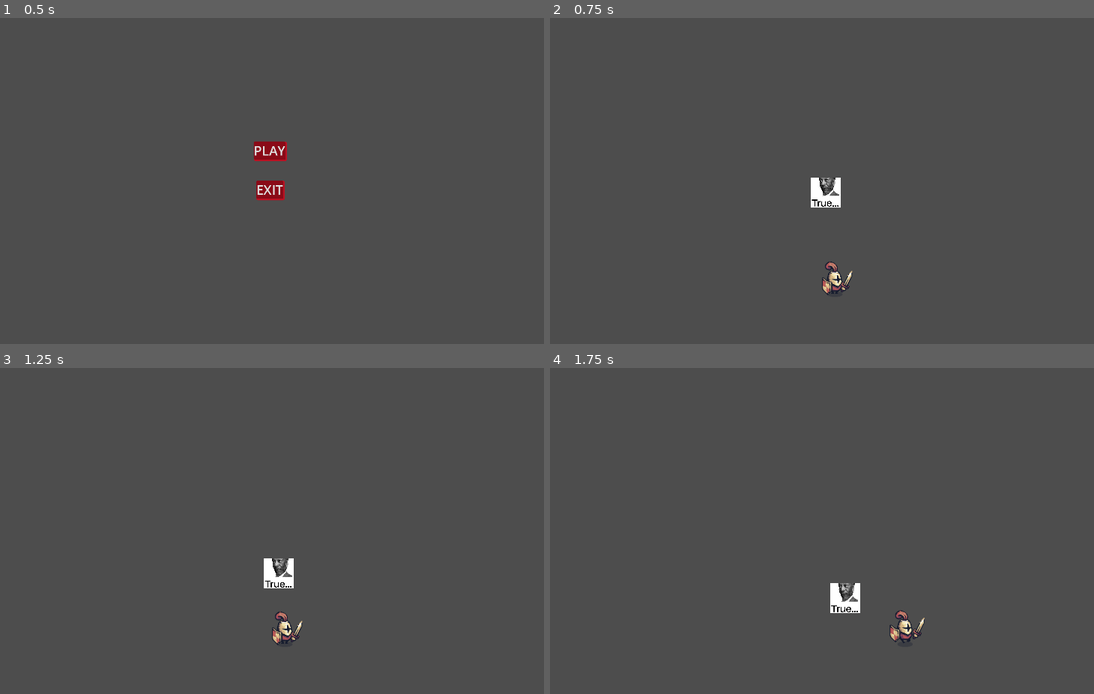
Above: before the commit, frames 1-4 (two rows, left to right).
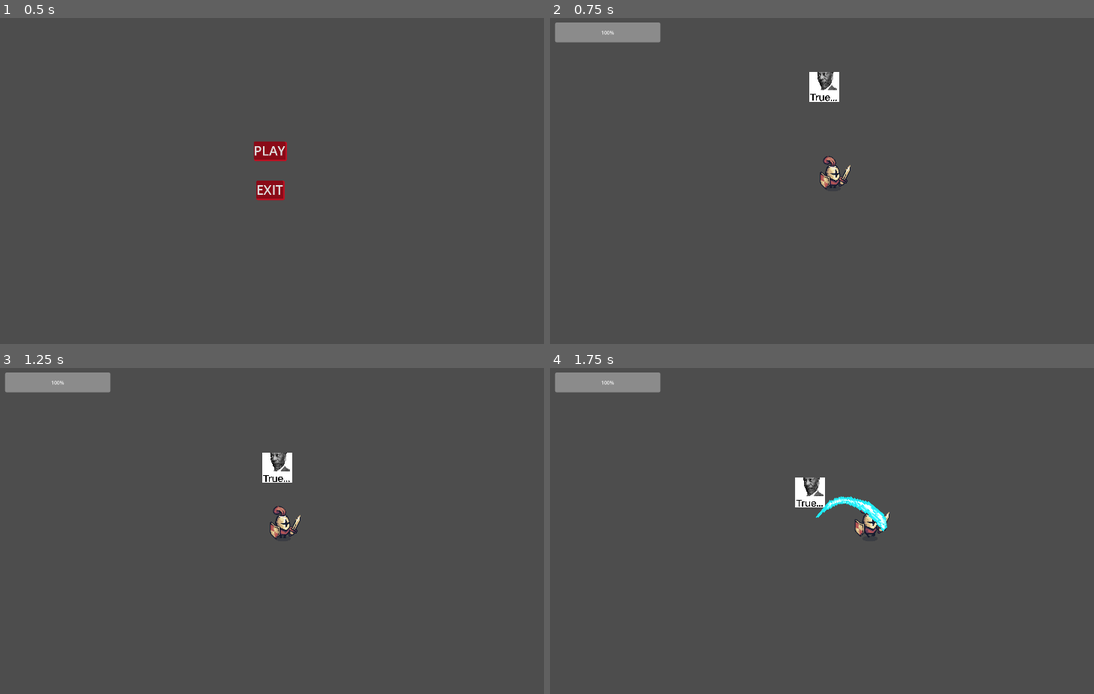
Above: after the commit, the same moments.

Repository: Aom0r1/Dark-Tower
Game: Godot game, scene res://scenes/main menu/main_menu.tscn
Same seed, same stepped clock (60 frames per second), same inputs: the game is played once before the commit and once after it.
Inputs (mouse positions are in pixels of both pictures, inside the frame that each line leads up to):
- Up to frame 1 (0.5 s): no input
- Up to frame 2 (0.75 s): click "PLAY" at 0.5 s
- Up to frame 3 (1.25 s): no input
- Up to frame 4 (1.75 s): move the mouse to (963, 508) at 1.27 s; press the mouse at (963, 508) at 1.28 s; hold Right (ui_right) from 1.28 s (still down)

Frame 1 is identical in both runs. In frame 2, 2.6% of the frame differs, in the area x 0-56%, y 1-86%; in frame 3, 2.7%; in frame 4, 3.0%, in the area x 0-69%, y 1-85%.

Commit message:
problem
hp

Diff:
--- a/project.godot
+++ b/project.godot
@@ -61,3 +61,8 @@
 , Object(InputEventKey,"resource_local_to_scene":false,"resource_name":"","device":-1,"window_id":0,"alt_pressed":false …(183 unchanged characters)…
 ]
 }
+ui_lmb={
+"deadzone": 0.2,
+"events": [Object(InputEventMouseButton,"resource_local_to_scene":false,"resource_name":"","device":-1,"window_id":0,"alt_pressed":false,"shift_pressed":false,"ctrl_pressed":false,"meta_pressed":false,"button_mask":1,"position":Vector2(62, 20),"global_position":Vector2(69, 57),"factor":1.0,"button_index":1,"canceled":false,"pressed":true,"double_click":false,"script":null)
+]
+}
--- a/scenes/characters/knight_1/knight.tscn
+++ b/scenes/characters/knight_1/knight.tscn
@@ -1,7 +1,8 @@
-[gd_scene load_steps=19 format=3 uid="uid://b35hv1iq6wmpb"]
+[gd_scene load_steps=20 format=3 uid="uid://b35hv1iq6wmpb"]
 
 [ext_resource type="Script" uid="uid://c2pfp5eavwrwn" path="res://scripts/knight.gd" id="1_spyc7"]
 [ext_resource type="Texture2D" uid="uid://dqv21bnjijj58" path="res://assets/Tiny Swords (Update 010)/Factions/Knights/Troops/Warrior/Red/Warrior_Red.png" id="2_g4sn6"]
+[ext_resource type="Script" uid="uid://d2vu7sy0ibew8" path="res://scripts/progress_bar.gd" id="3_bu8tv"]
 
 [sub_resource type="RectangleShape2D" id="RectangleShape2D_1u74q"]
 size = Vector2(38, 65.2)
@@ -107,7 +108,7 @@
 radius = 193.373
 
 [sub_resource type="CircleShape2D" id="CircleShape2D_bu8tv"]
-radius = 417.059
+radius = 677.003
 
 [node name="Knight" type="CharacterBody2D" groups=["Knight"]]
 script = ExtResource("1_spyc7")
@@ -131,4 +132,23 @@
 [node name="CollisionShape2D" type="CollisionShape2D" parent="Area2D2"]
 shape = SubResource("CircleShape2D_bu8tv")
 
+[node name="Timer" type="Timer" parent="."]
+wait_time = 0.3
+one_shot = true
+
+[node name="Camera2D" type="Camera2D" parent="."]
+position_smoothing_enabled = true
+position_smoothing_speed = 3.0
+
+[node name="CanvasLayer" type="CanvasLayer" parent="Camera2D"]
+
+[node name="ProgressBar" type="ProgressBar" parent="Camera2D/CanvasLayer"]
+offset_left = 69.0
+offset_top = 48.0
+offset_right = 407.0
+offset_bottom = 112.0
+script = ExtResource("3_bu8tv")
+
 [connection signal="area_entered" from="Area2D2" to="." method="_on_area_2d_2_area_entered"]
+[connection signal="area_exited" from="Area2D2" to="." method="_on_area_2d_2_area_exited"]
+[connection signal="timeout" from="Timer" to="." method="_on_timer_timeout"]
--- a/scenes/enemies/enemy.tscn
+++ b/scenes/enemies/enemy.tscn
@@ -44,4 +44,5 @@
 [node name="Timer" type="Timer" parent="."]
 
 [connection signal="area_entered" from="enemy" to="." method="_on_area_2d_area_entered"]
+[connection signal="area_exited" from="enemy" to="." method="_on_enemy_area_exited"]
 [connection signal="timeout" from="Timer" to="." method="_on_timer_timeout"]
--- a/scripts/enemy.gd
+++ b/scripts/enemy.gd
@@ -29,11 +29,16 @@
 
 func _on_area_2d_area_entered(area: Area2D) -> void:
 	var body = area.get_parent()
-	if not hit and body.is_in_group("Knight"):
-		print("hitler")
+	if area.name == "Area2D" and not hit:
 		character = body
 		$Timer.start()
 		hit = true
+
+func _on_area_2d_area_exited(area: Area2D) -> void:
+	if area.name == "Area2D":
+		$Timer.stop()
+		hit = false
+
 
 func _on_timer_timeout() -> void:
 	attack(character)
@@ -43,4 +48,3 @@
 	hp -= amount
 	if hp <= 0:
 		hp = 0
-		queue_free()
--- a/scripts/knight.gd
+++ b/scripts/knight.gd
@@ -4,22 +4,36 @@
 @export var basic_dmg = 15
 @export var sword_path = preload("res://scenes/weapons/sword.tscn")
 var hp = max_hp
+var enemy_in_range: Node2D = null
+var attack_cooldown = false
 func sword_attack(area: Area2D):
 	var sword = sword_path.instantiate()
 	sword.global_position = global_position
 	sword.look_at(area.global_position)
 	get_parent().add_child(sword)
+
 func _on_area_2d_2_area_entered(area):
 	if area.name == "enemy":
-		sword_attack(area)
+		enemy_in_range = area
+
+func _on_area_2d_2_area_exited(area):
+	if area == enemy_in_range:
+		enemy_in_range = null
+
 func _physics_process(delta):
 	move()
 	move_and_slide()
 	print(hp)
+	if attack_cooldown == false and enemy_in_range and Input.is_action_pressed("ui_lmb"):
+		$Timer.start()
+		attack_cooldown = true
+
 func take_damage(amount: int):
 	hp -= amount
 	if hp <= 0:
 		hp = 0
+		queue_free()
+
 func move():
 	velocity = Vector2(
 	Input.get_axis("ui_left", "ui_right"),
@@ -33,3 +47,8 @@
 	elif velocity.y:
 		$AnimatedSprite2D.play("walk")
 	else : $AnimatedSprite2D.play("idle")
+
+
+func _on_timer_timeout() -> void:
+	sword_attack(enemy_in_range)
+	attack_cooldown = false
--- /dev/null
+++ b/scripts/progress_bar.gd
@@ -0,0 +1,9 @@
+extends ProgressBar
+
+@onready var characterbar = get_tree().get_first_node_in_group("Knight")
+
+func _ready() -> void:
+	max_value = characterbar.hp
+
+func _process(delta: float) -> void:
+	value = characterbar.hp
Not shown, added: scripts/progress_bar.gd.uid
